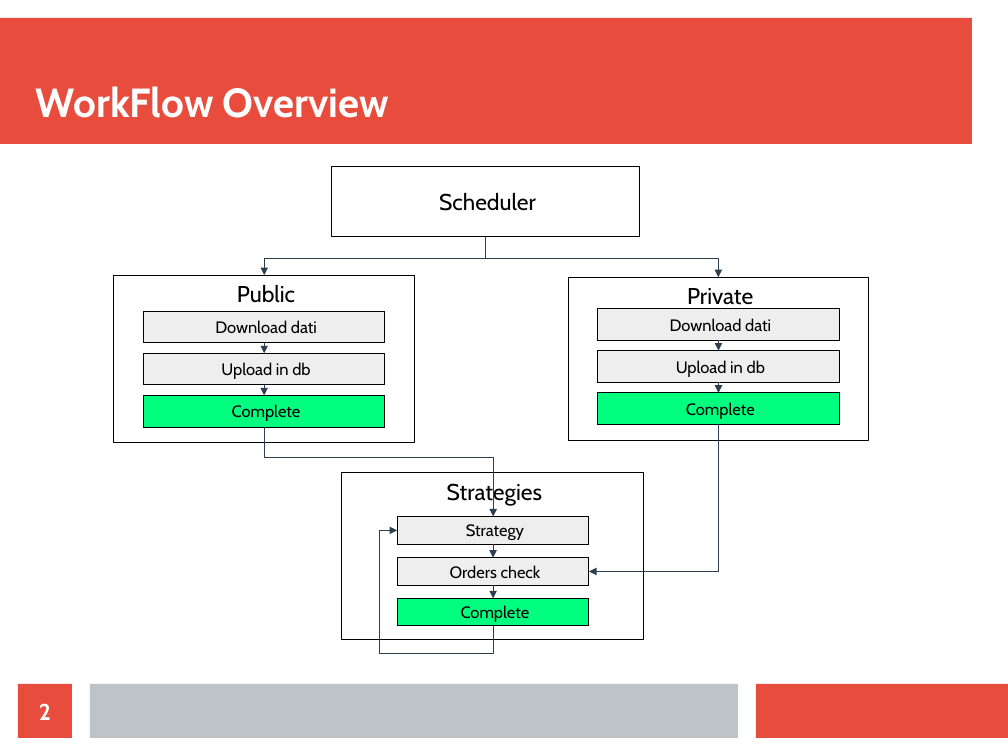
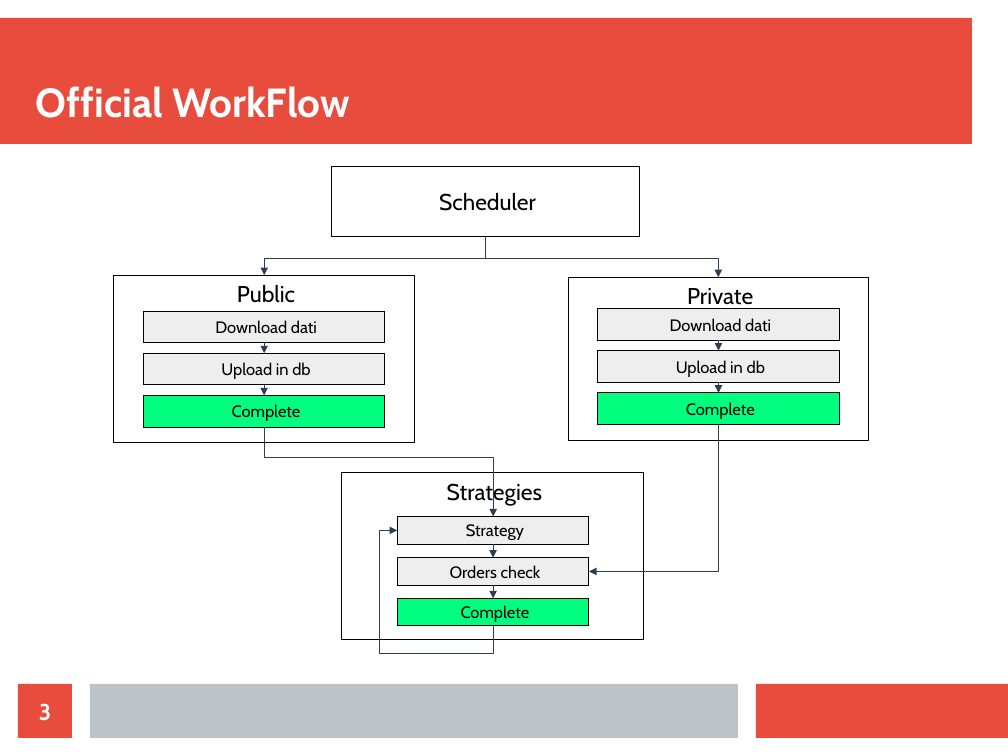
Before and after one commit to joker1618/CryptoTrading, a slide deck: slide 3 of files/Crypto Engine.odp (slide 2 before the commit). Drawn at 1008x756 pixels with LibreOffice and Linux fonts; fonts in the diff are those of the drawing. Boxes give left, top, right and bottom in pixels: in the first picture for what was removed or moved away, otherwise in the second. Text is boxed around its words. In the diff, an @@ line names an element or a change of style, - is before the commit and + after.

```diff
--- a/files/Crypto Engine.odp
+++ b/files/Crypto Engine.odp
@@ title at (36,86,350,118): text changed @@
-WorkFlow Overview
+Official WorkFlow
@@ page number at (39,703,51,721): text changed @@
-2
+3
```
Also in this commit, not shown: 2 slides added.
